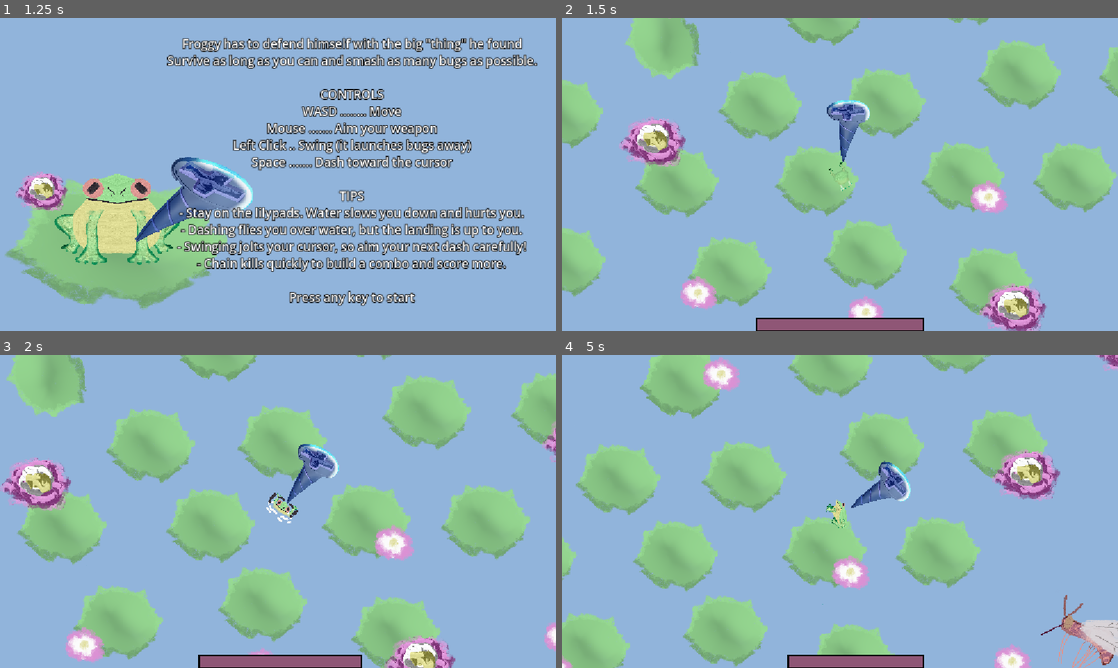
Above: before the commit, frames 1-4 (two rows, left to right).
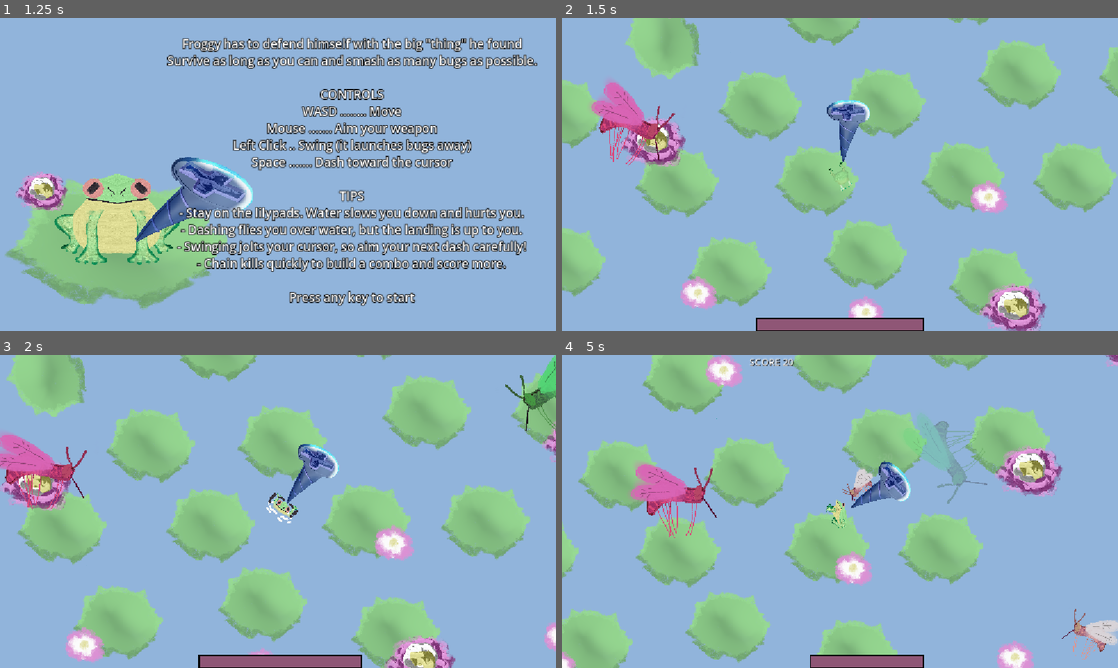
Above: after the commit, the same moments.

Repository: vizidei/Froggy-Game-JameGam-
Game: Godot game, scene res://scenes/main_menu.tscn
The game is run twice, just before and just after one commit, with the same random seed, the same clock (stepped at 60 frames per second) and the same inputs.
Inputs (mouse positions are in pixels of both pictures, inside the frame that each line leads up to):
- Up to frame 1 (1.25 s): click "Play" at 0.5 s
- Up to frame 2 (1.5 s): tap Enter at 1.25 s; move the mouse to (962, 158) at 1.27 s; hold D (move_right) from 1.28 s (still down); tap Space (dash) at 1.35 s; click (962, 158) at 1.42 s
- Up to frame 3 (2 s): keep holding D (move_right)
- Up to frame 4 (5 s): release D (move_right) at 2 s; drag from (728, 527) to (840, 511) at 2.02 s; move the mouse to (895, 442) at 2.77 s; hold D (move_right) 2.78-3.5 s; tap Space (dash) at 2.85, 4.55 s; drag from (812, 574) to (567, 574) at 3.52 s; move the mouse to (1006, 558) at 4.27 s; hold Left (move_left) from 4.28 s (still down); click (1006, 558) at 4.35 s

Frame 1 is identical in both runs. In frame 2, 1.3% of the frame differs, in the area x 5-21%, y 20-48%; in frame 3, 2.0%; in frame 4, 12%, in the area x 0-100%, y 0-100%.

Commit message:
Added enemy variety

Diff:
--- /dev/null
+++ b/scenes/charger.tscn
@@ -0,0 +1,21 @@
+[gd_scene format=3 uid="uid://beu1egbaf6m5c"]
+
+[ext_resource type="Script" uid="uid://ddbgvnisqpto1" path="res://scripts/charger.gd" id="1_pxnrp"]
+[ext_resource type="Texture2D" uid="uid://2edwfj5kodxu" path="res://assets/froggy/mosquito.png" id="2_xjf26"]
+
+[sub_resource type="CircleShape2D" id="CircleShape2D_h58tt"]
+radius = 62.34782
+
+[node name="Charger" type="CharacterBody2D" unique_id=1788764905]
+z_index = 2
+collision_layer = 32
+collision_mask = 17
+script = ExtResource("1_pxnrp")
+
+[node name="Sprite2D" type="Sprite2D" parent="." unique_id=929454354]
+modulate = Color(1, 0.4745098, 0.8392157, 1)
+scale = Vector2(0.088674515, 0.088674515)
+texture = ExtResource("2_xjf26")
+
+[node name="CollisionShape2D" type="CollisionShape2D" parent="." unique_id=370617107]
+shape = SubResource("CircleShape2D_h58tt")
--- a/scenes/enemy.tscn
+++ b/scenes/enemy.tscn
@@ -13,7 +13,7 @@
 script = ExtResource("1_md0e3")
 
 [node name="Sprite2D" type="Sprite2D" parent="." unique_id=929454354]
-scale = Vector2(0.088674515, 0.088674515)
+scale = Vector2(0.056504343, 0.056504343)
 texture = ExtResource("2_md0e3")
 
 [node name="CollisionShape2D" type="CollisionShape2D" parent="." unique_id=370617107]
--- a/scenes/froggy.tscn
+++ b/scenes/froggy.tscn
@@ -59,7 +59,7 @@
 radius = 19.199083
 
 [sub_resource type="CircleShape2D" id="CircleShape2D_5uy6h"]
-radius = 21.149529
+radius = 31.474684
 
 [sub_resource type="CircleShape2D" id="CircleShape2D_uxn4k"]
 radius = 11.025511
@@ -88,6 +88,7 @@
 collision_mask = 32
 
 [node name="CollisionShape2D" type="CollisionShape2D" parent="HurtArea" unique_id=1374270692]
+position = Vector2(0, -7.9306183)
 shape = SubResource("CircleShape2D_5uy6h")
 debug_color = Color(0.3362535, 0.6224327, 0, 0.41960785)
 
--- a/scenes/main.tscn
+++ b/scenes/main.tscn
@@ -9,7 +9,9 @@
 [ext_resource type="Script" uid="uid://djnoty14eqc2p" path="res://scripts/game_over.gd" id="7_o6xl0"]
 [ext_resource type="Texture2D" uid="uid://fk6cg67piloi" path="res://assets/froggy/flower1.png" id="8_85g3d"]
 [ext_resource type="AudioStream" uid="uid://cie7r4fc80mid" path="res://assets/freesound_community-mosquito-buzzing-24278.wav" id="8_choun"]
+[ext_resource type="PackedScene" uid="uid://beu1egbaf6m5c" path="res://scenes/charger.tscn" id="8_eb6dy"]
 [ext_resource type="Texture2D" uid="uid://4rh1xjaywkhc" path="res://assets/froggy/flower2.png" id="9_choun"]
+[ext_resource type="PackedScene" uid="uid://b6x03cohsyht0" path="res://scenes/splitter.tscn" id="9_trceg"]
 
 [sub_resource type="StyleBoxEmpty" id="StyleBoxEmpty_elp06"]
 
@@ -266,6 +268,8 @@
 [node name="Spawner" type="Node2D" parent="." unique_id=938055907]
 script = ExtResource("3_jyhfs")
 bug_scene = ExtResource("2_0wfyh")
+charger_scene = ExtResource("8_eb6dy")
+splitter_scene = ExtResource("9_trceg")
 
 [node name="AudioStreamPlayer" type="AudioStreamPlayer" parent="Spawner" unique_id=822831870]
 stream = ExtResource("8_choun")
@@ -391,5 +395,11 @@
 theme_override_styles/normal = SubResource("StyleBoxFlat_vriq2")
 text = "RETRY"
 
+[node name="Charger" parent="." unique_id=1788764905 instance=ExtResource("8_eb6dy")]
+position = Vector2(-356.5304, -85.4317)
+
+[node name="Splitter" parent="." unique_id=1061085238 instance=ExtResource("9_trceg")]
+position = Vector2(652.43567, -233.27505)
+
 [connection signal="player_died" from="Froggy" to="." method="_on_froggy_player_died"]
 [connection signal="pressed" from="GameOver/ColorRect/Retry" to="GameOver" method="_on_retry_pressed"]
--- /dev/null
+++ b/scenes/splitter.tscn
@@ -0,0 +1,23 @@
+[gd_scene format=3 uid="uid://b6x03cohsyht0"]
+
+[ext_resource type="Script" uid="uid://bdsqcl3pvo2rg" path="res://scripts/splitter.gd" id="1_wkpha"]
+[ext_resource type="PackedScene" uid="uid://g0y18wjh25nq" path="res://scenes/enemy.tscn" id="2_n84v5"]
+[ext_resource type="Texture2D" uid="uid://2edwfj5kodxu" path="res://assets/froggy/mosquito.png" id="3_k3deu"]
+
+[sub_resource type="CircleShape2D" id="CircleShape2D_h58tt"]
+radius = 62.34782
+
+[node name="Splitter" type="CharacterBody2D" unique_id=1788764905]
+z_index = 2
+collision_layer = 32
+collision_mask = 17
+script = ExtResource("1_wkpha")
+spawn_scene = ExtResource("2_n84v5")
+
+[node name="Sprite2D" type="Sprite2D" parent="." unique_id=929454354]
+modulate = Color(0.38039216, 1, 0.5411765, 1)
+scale = Vector2(0.088674515, 0.088674515)
+texture = ExtResource("3_k3deu")
+
+[node name="CollisionShape2D" type="CollisionShape2D" parent="." unique_id=370617107]
+shape = SubResource("CircleShape2D_h58tt")
--- /dev/null
+++ b/scripts/charger.gd
@@ -0,0 +1,66 @@
+extends "res://scripts/enemy.gd"
+
+enum State { CHASE, WINDUP, DASH, RECOVER }
+
+const CHARGE_RANGE : float = 350.0   # distance that triggers a charge
+const WINDUP_TIME : float = 0.6      # the warning flash
+const DASH_SPEED : float = 220.0     # your frog's dash is 300, so this is dodgeable
+const DASH_TIME : float = 0.8
+const RECOVER_TIME : float = 0.5   # it stands still: your window to hit it
+
+var state : State = State.CHASE
+var state_timer : float = 0.0
+var charge_dir : Vector2 = Vector2.ZERO
+var charge_cooldown : float = 2.0
+
+func _ready() -> void:
+	super()
+	health = 40.0
+	charge_cooldown = randf_range(1.0, 2.5)
+
+func _physics_process(delta: float) -> void:
+	if dead or player == null:
+		super(delta)
+		return
+
+	var dir : Vector2 = global_position.direction_to(player.global_position)
+
+	match state:
+		State.CHASE:
+			super(delta)   # normal chasing and wobble
+			charge_cooldown -= delta
+			if charge_cooldown <= 0.0 and global_position.distance_to(player.global_position) < CHARGE_RANGE:
+				state = State.WINDUP
+				state_timer = WINDUP_TIME
+				velocity = Vector2.ZERO
+
+		State.WINDUP:
+			state_timer -= delta
+			face(dir, delta)
+			sprite.modulate = Color(1.0, 0.3, 0.3) if int(state_timer * 12.0) % 2 == 0 else Color.WHITE
+			if state_timer <= 0.0:
+				charge_dir = dir
+				state = State.DASH
+				state_timer = DASH_TIME
+				sprite.modulate = Color(1.0, 0.475, 0.839, 1.0)
+
+		State.DASH:
+			state_timer -= delta
+			velocity = charge_dir * DASH_SPEED
+			move_and_slide()
+			face(charge_dir, delta)
+			if state_timer <= 0.0:
+				state = State.RECOVER
+				state_timer = RECOVER_TIME
+				velocity = Vector2.ZERO
+
+		State.RECOVER:
+			state_timer -= delta
+			if state_timer <= 0.0:
+				state = State.CHASE
+				charge_cooldown = randf_range(2.0, 3.5)
+
+func face(dir: Vector2, delta: float) -> void:
+	facing_rot = lerp_angle(facing_rot, dir.angle() + SPRITE_OFFSET, 1.0 - exp(-TURN_SPEED * delta))
+	sprite.rotation = facing_rot
+	sprite.flip_v = dir.x > 0.0
--- a/scripts/enemy.gd
+++ b/scripts/enemy.gd
@@ -1,4 +1,14 @@
 extends CharacterBody2D
+
+const WOBBLE_SPEED : float = 12.0
+const WOBBLE_ANGLE : float = 0.12    # radians, about 7 degrees
+const BUZZ_SPEED : float = 20.0
+const BUZZ_AMOUNT : float = 0.08     # squish strength
+
+var anim_time : float = 0.0
+var phase : float = randf() * TAU    # random offset so bugs don't move in sync
+var facing_rot : float = 0.0
+var base_scale : Vector2
 
 const SPEED : float = 100.0
 const LAUNCH_SPEED : float = 400.0
@@ -17,8 +27,11 @@
 var spin : float = 0.0
 var player : Node2D
 
+var immune_until : int = 0
+
 func _ready() -> void:
 	player = get_tree().get_first_node_in_group("player")
+	base_scale = sprite.scale
 
 func _physics_process(delta: float) -> void:
 	if dead:
@@ -32,12 +45,20 @@
 		var dir : Vector2 = global_position.direction_to(player.global_position)
 		velocity = dir * SPEED
 		move_and_slide()
-		sprite.rotation = lerp_angle(sprite.rotation, dir.angle() + SPRITE_OFFSET, 1.0 - exp(-TURN_SPEED * delta))
-		sprite.flip_v = dir.x > 0.0   # keeps the bug right-side up when facing left
+
+		anim_time += delta
+		facing_rot = lerp_angle(facing_rot, dir.angle() + SPRITE_OFFSET, 1.0 - exp(-TURN_SPEED * delta))
+		sprite.rotation = facing_rot + sin(anim_time * WOBBLE_SPEED + phase) * WOBBLE_ANGLE
+		sprite.flip_v = dir.x > 0.0
+
+		var buzz : float = sin(anim_time * BUZZ_SPEED + phase)
+		sprite.scale = base_scale * Vector2(1.0 + buzz * BUZZ_AMOUNT, 1.0 - buzz * BUZZ_AMOUNT)
 
 
 func take_damage(amount: float, dir: Vector2) -> void:
 	if dead:
+		return
+	if Time.get_ticks_msec() < immune_until:
 		return
 	health -= amount
 	if health <= 0.0:
--- a/scripts/spawner.gd
+++ b/scripts/spawner.gd
@@ -3,6 +3,8 @@
 @onready var audio_stream_player: AudioStreamPlayer = $AudioStreamPlayer
 
 @export var bug_scene: PackedScene
+@export var charger_scene: PackedScene
+@export var splitter_scene: PackedScene
 
 const START_INTERVAL : float = 2.0
 const MIN_INTERVAL : float = 0.35
@@ -22,11 +24,19 @@
 		spawn()
 		cooldown = max(MIN_INTERVAL, START_INTERVAL - elapsed * RAMP_PER_SECOND)
 
+func pick_scene() -> PackedScene:
+	var roll : float = randf()
+	if elapsed > 40.0 and charger_scene != null and roll < 0.15:
+		return charger_scene
+	if elapsed > 20.0 and splitter_scene != null and roll > 0.80:
+		return splitter_scene
+	return bug_scene
+
 func spawn() -> void:
 	var player = get_tree().get_first_node_in_group("player")
 	if player == null:
 		return
-	var bug = bug_scene.instantiate()
-	bug.global_position = player.global_position + Vector2.from_angle(randf() * TAU) * SPAWN_DISTANCE
-	get_tree().current_scene.add_child(bug)
+	var enemy = pick_scene().instantiate()
+	enemy.global_position = player.global_position + Vector2.from_angle(randf() * TAU) * SPAWN_DISTANCE
+	get_tree().current_scene.add_child(enemy)
 	print("new enemy spawned")
--- /dev/null
+++ b/scripts/splitter.gd
@@ -0,0 +1,25 @@
+extends "res://scripts/enemy.gd"
+
+@export var spawn_scene : PackedScene   # drag bug.tscn in the Inspector
+
+const SPLIT_COUNT : int = 2
+const SPLIT_SCALE : float = 0.6
+
+func _ready() -> void:
+	super()
+	health = 60.0   # two hits with your current weapon damage
+
+func die(dir: Vector2) -> void:
+	split()
+	super(dir)
+
+func split() -> void:
+	if spawn_scene == null:
+		return
+	var parent := get_parent()
+	for i in SPLIT_COUNT:
+		var b = spawn_scene.instantiate()
+		b.position = position + Vector2.from_angle(randf() * TAU) * 10.0
+		b.scale = Vector2.ONE * SPLIT_SCALE
+		b.immune_until = Time.get_ticks_msec() + 450
+		parent.add_child.call_deferred(b)
Not shown, added: scripts/charger.gd.uid
Not shown, added: scripts/splitter.gd.uid
